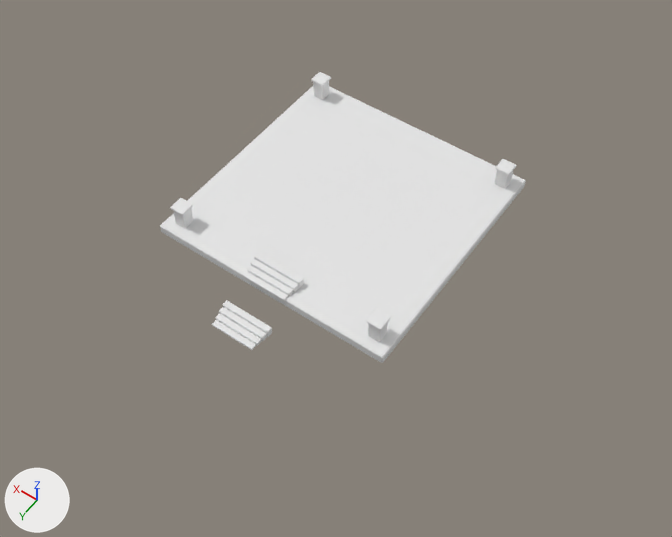
Two versions of the OBJ model game/assets/models/temple/backdrop/SM_Backdrop_StoneDark.obj, one commit apart.
One viewpoint serves both versions: a camera (50 mm lens) standing at (-17.2, 24.9, 32.6) and looking at (-1.0, 2.2, -3.1). Lighting does not change. The marker at lower left points along +X, +Y and +Z. The first picture is the older version. Where no turn or scale is listed for an object, it has been applied to the vertices.

Names of what the first picture shows: 'SM_Backdrop_StoneDark'.
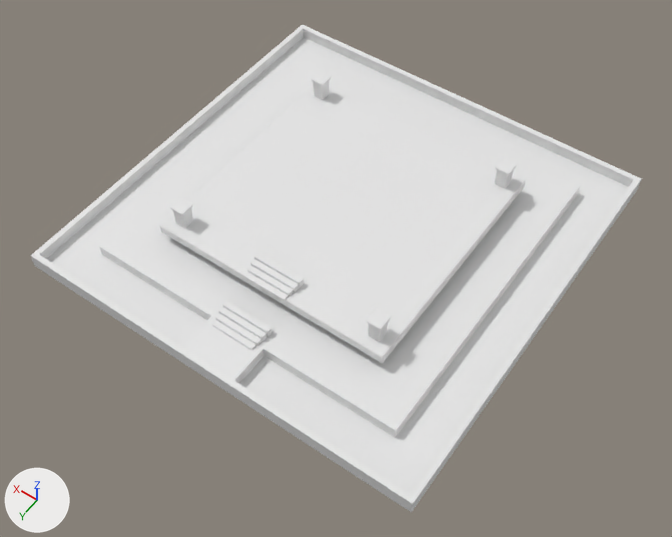
Pixel boxes (x1, y1, x2, y2) of what changed, in the pictures (672 x 537 px):
'SM_Backdrop_StoneDark', reshaped (67% wider, 67% taller): before (160, 72, 526, 363); after (30, 25, 641, 512)
part 1 of me_sm_backdrop_stonedark, added: after (182, 316, 264, 384)
part 2 of me_sm_backdrop_stonedark, added: after (30, 25, 641, 512)

What the commit changed:
me_sm_backdrop_stonedark is used by ob_sm_backdrop_stonedark; location (0.0, 0.0, 0.0).
me_sm_backdrop_stonedark had 408 vertices, 748 faces and spanned x -6.3..6.3, y -6.3..8.8, z -1.9..0.3.
me_sm_backdrop_stonedark now has 464 vertices, 868 faces and spans x -10.8..10.8, y -10.8..10.8, z -2.7..0.3.
me_sm_backdrop_stonedark part 1: a new loose piece, a box spanning x -1.5..1.5, y 8.45..10.45, z -2.52..-1.92.
me_sm_backdrop_stonedark part 2: a new loose piece of 48 vertices spanning x -10.8..10.8, y -10.8..10.8, z -2.7..-1.9.
